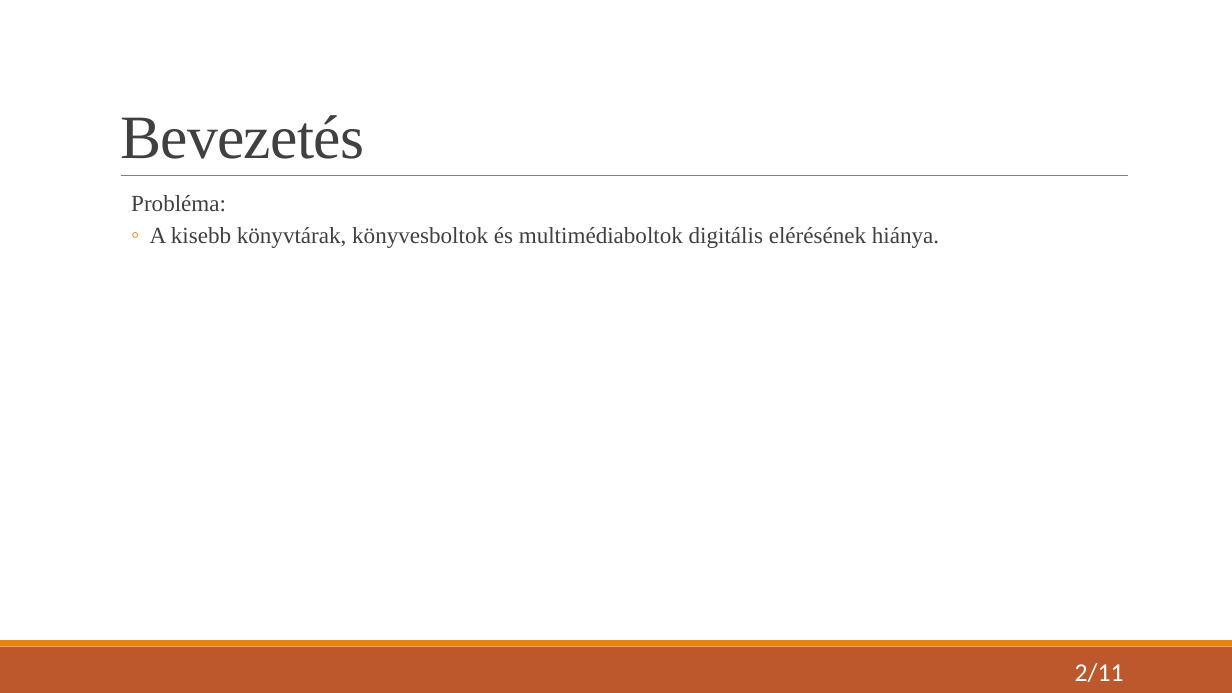
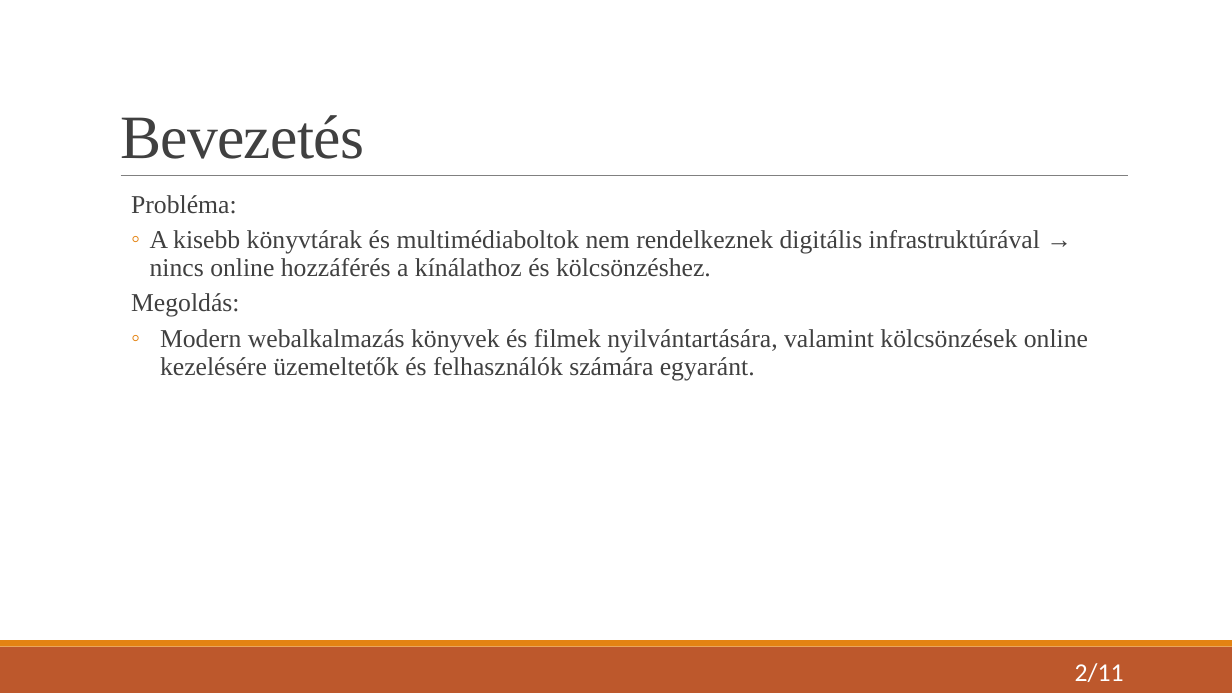
Before and after one commit to KristofKovacs2005/MediaHub, a slide deck: slide 2 of Vizsgaremek - Mediahub.pptx. Drawn at 1232x693 pixels with LibreOffice and Linux fonts; fonts in the diff are those of the drawing. Boxes give left, top, right and bottom in pixels: in the first picture for what was removed or moved away, otherwise in the second. Text is boxed around its words. In the diff, an @@ line names an element or a change of style, - is before the commit and + after.

```diff
--- a/Vizsgaremek - Mediahub.pptx
+++ b/Vizsgaremek - Mediahub.pptx
@@ text at bbox=[131, 195, 237, 214]: size 18 to 20 pt in "Probléma:" @@
@@ text at bbox=[131, 230, 1088, 380]: text changed; size 18 to 20 pt @@
-  ◦ A kisebb könyvtárak, könyvesboltok és multimédiaboltok digitális elérésének hiánya.
+  ◦ A kisebb könyvtárak és multimédiaboltok nem rendelkeznek digitális infrastruktúrával → nincs online hozzáférés a kínálathoz és kölcsönzéshez.
+  Megoldás:
+  ◦ Modern webalkalmazás könyvek és filmek nyilvántartására, valamint kölcsönzések online kezelésére üzemeltetők és felhasználók számára egyaránt.
```
Also in this commit, not shown: 10 other slides changed.
